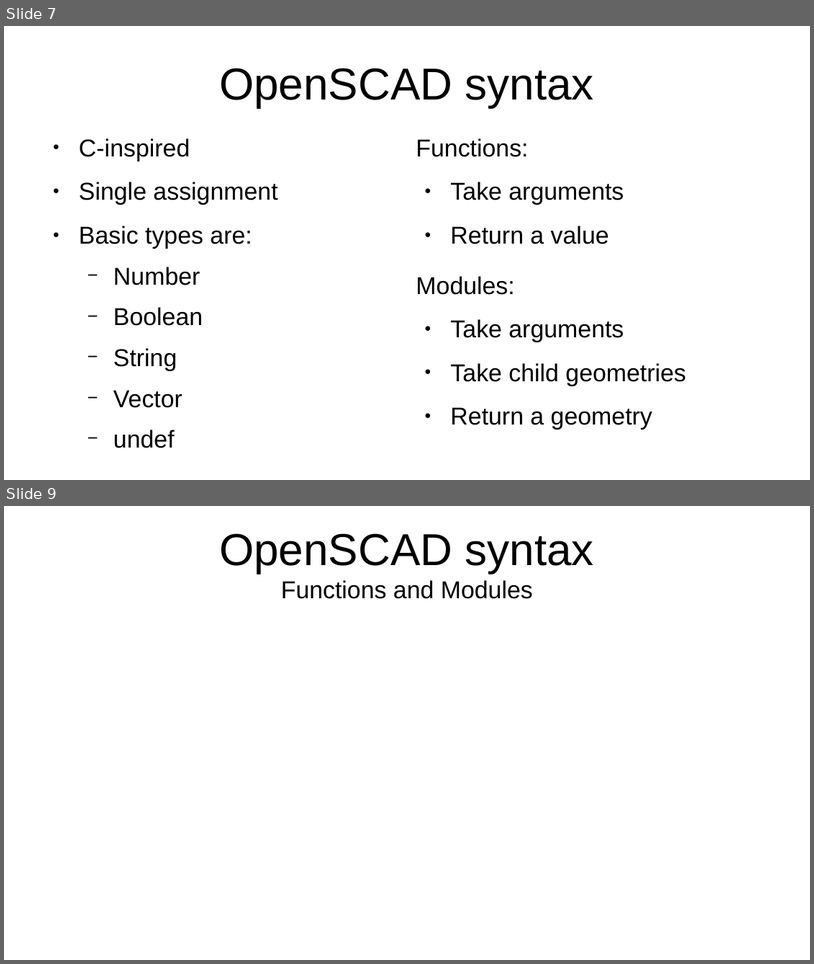
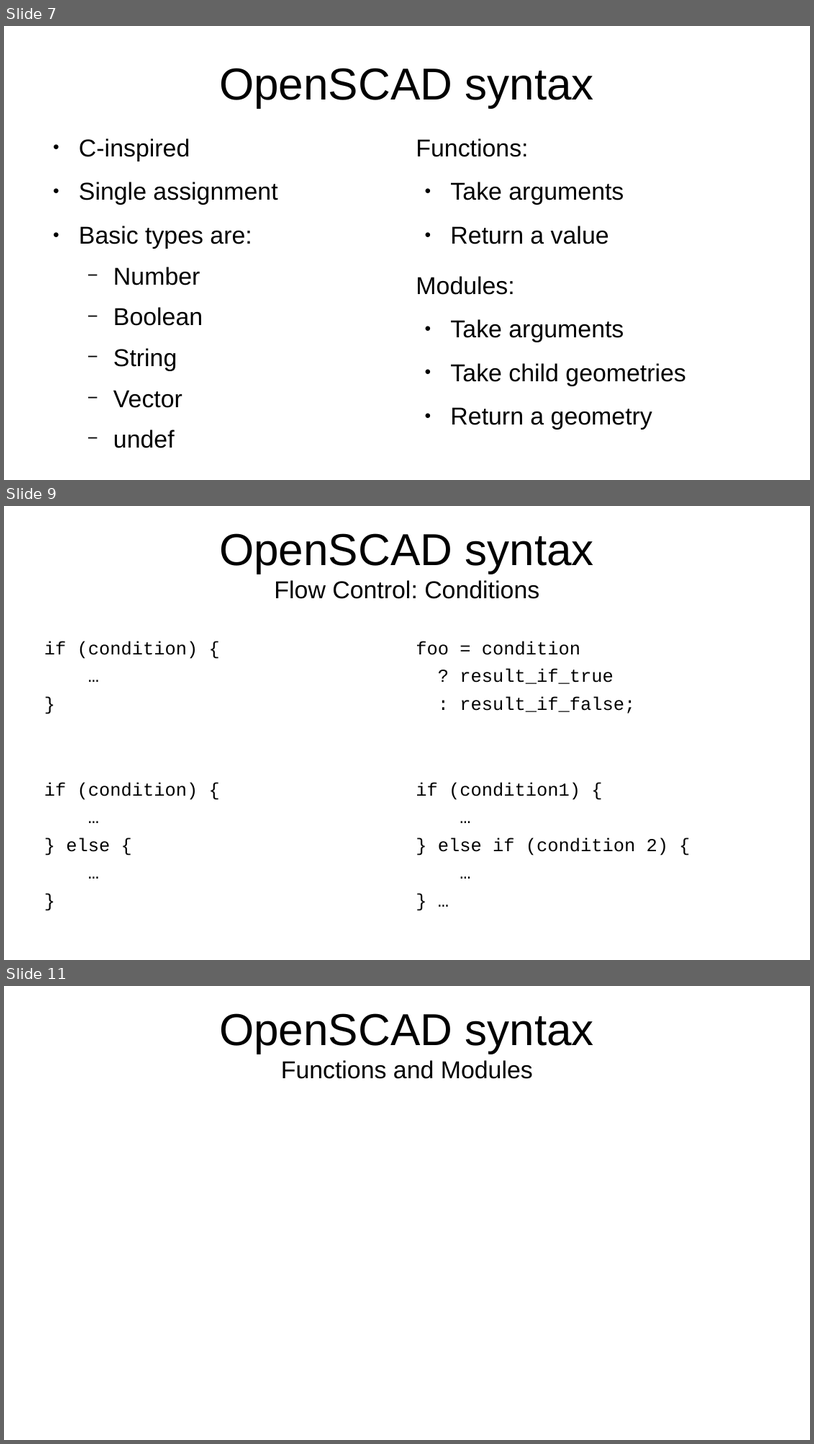
Before and after one commit to ftvkyo/openscad-workshop, a slide deck: slides/20250928 OpenSCAD for Beginners.odp. Shown one above the other, each under a label of ours: slides 7 and 9 before the commit, slides 7, 9 and 11 after it; the slides between them are not shown. The pictures are 814x964 and 814x1444 pixels, drawn with LibreOffice and Linux fonts; fonts in the diff are those of the drawing. Boxes give left, top, right and bottom in pixels: in the first picture for what was removed or moved away, otherwise in the second. Text is boxed around its words. In the diff, an @@ line names an element or a change of style, - is before the commit and + after.

```diff
--- a/slides/20250928 OpenSCAD for Beginners.odp
+++ b/slides/20250928 OpenSCAD for Beginners.odp
@@ slide 9 added at [4, 506, 810, 960], background #FFFFFF @@
@@ title added at [219, 533, 594, 599], 24 pt, text #000000 @@
+OpenSCAD syntax
+Flow Control: Conditions
@@ text added at [44, 641, 198, 659], 18 pt, text #000000 @@
+if (condition) {
+…
+}
@@ text added at [416, 641, 635, 713], 18 pt, text #000000 @@
+foo = condition
+? result_if_true
+: result_if_false;
@@ text added at [44, 782, 198, 852], 18 pt, text #000000 @@
+if (condition) {
+…
+} else {
+…
+}
@@ text added at [416, 782, 669, 855], 18 pt, text #000000 @@
+if (condition1) {
+…
+} else if (condition 2) {
+…
+} …
@@ what was slide 9 is now slide 11 @@
```
Also in this commit, not shown: 2 slides changed, 1 other slide added.
